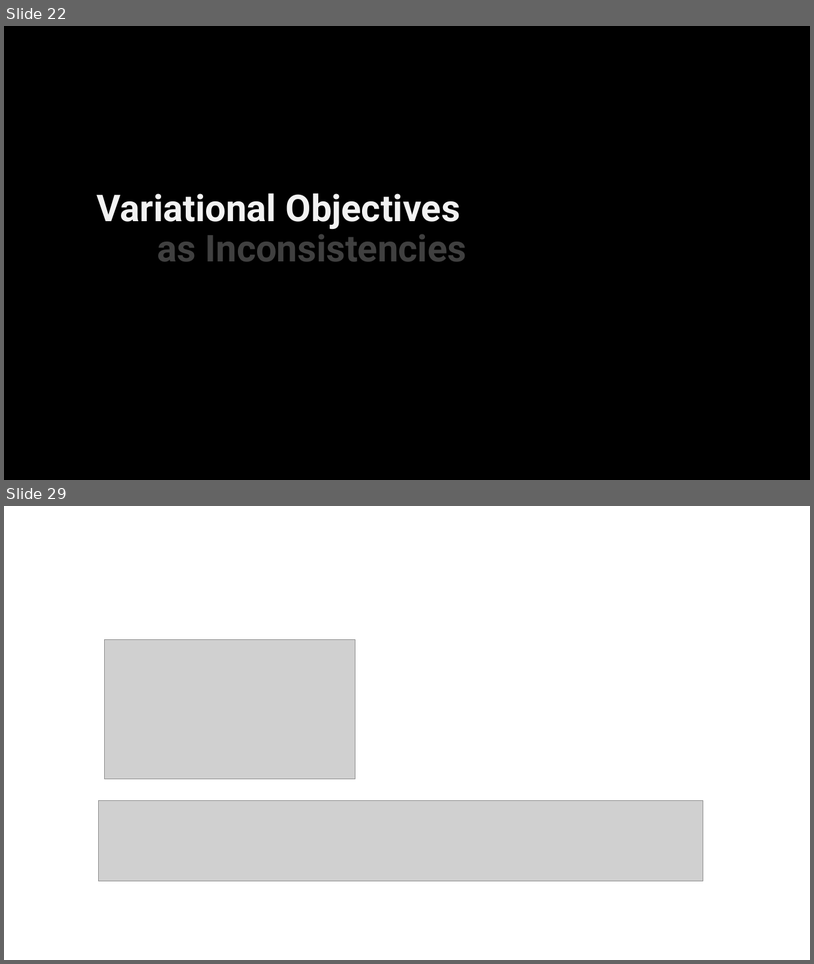
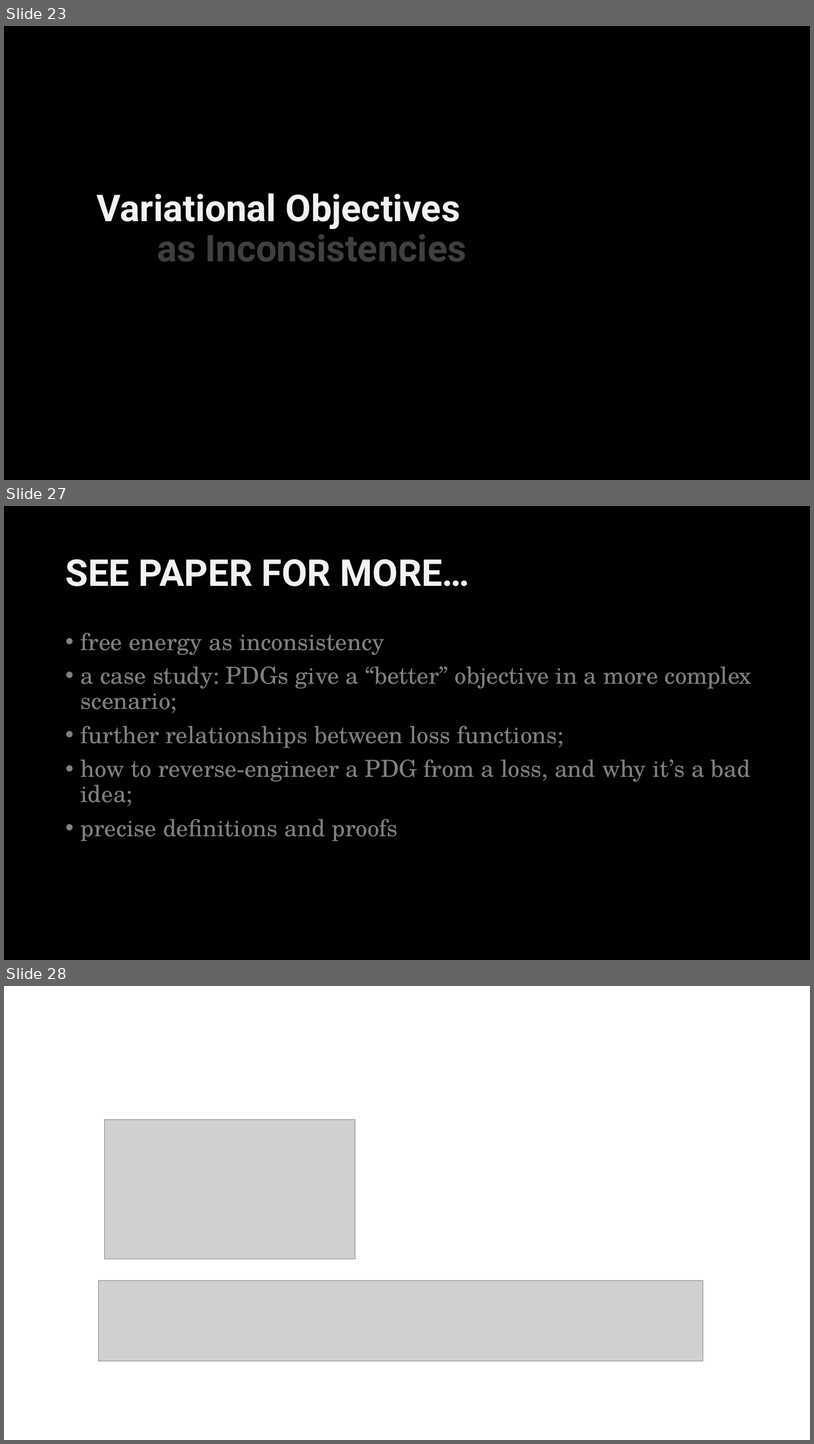
Before and after one commit to orichardson/pdg-expts, a slide deck: present/AISTATS-2022/one-true-loss.pptx. Shown one above the other, each under a label of ours: slides 22 and 29 before the commit, slides 23, 27 and 28 after it; the slides between them are not shown. The pictures are 814x964 and 814x1444 pixels, drawn with LibreOffice and Linux fonts; fonts in the diff are those of the drawing; grey boxes stand for pictures. Boxes give left, top, right and bottom in pixels: in the first picture for what was removed or moved away, otherwise in the second. Text is boxed around its words. In the diff, an @@ line names an element or a change of style, - is before the commit and + after.

```diff
--- a/present/AISTATS-2022/one-true-loss.pptx
+++ b/present/AISTATS-2022/one-true-loss.pptx
@@ slide 27 added at [4,506,810,960], background #000000 @@
@@ title added at [65,559,470,586], 44 pt, text #F2F2F2, bold @@
+SEE PAPER FOR MORE…
@@ text added at [81,633,752,841], 28 pt, text #808080 @@
+• free energy as inconsistency
+• a case study: PDGs give a “better” objective in a more complex scenario;
+• further relationships between loss functions;
+• how to reverse-engineer a PDG from a loss, and why it’s a bad idea;
+• precise definitions and proofs
@@ what was slide 22 is now slide 23 @@
@@ what was slide 29 is now slide 28 @@
```
Also in this commit, not shown: 11 slides changed, 6 other slides added, 8 slides removed, 1 other file.
